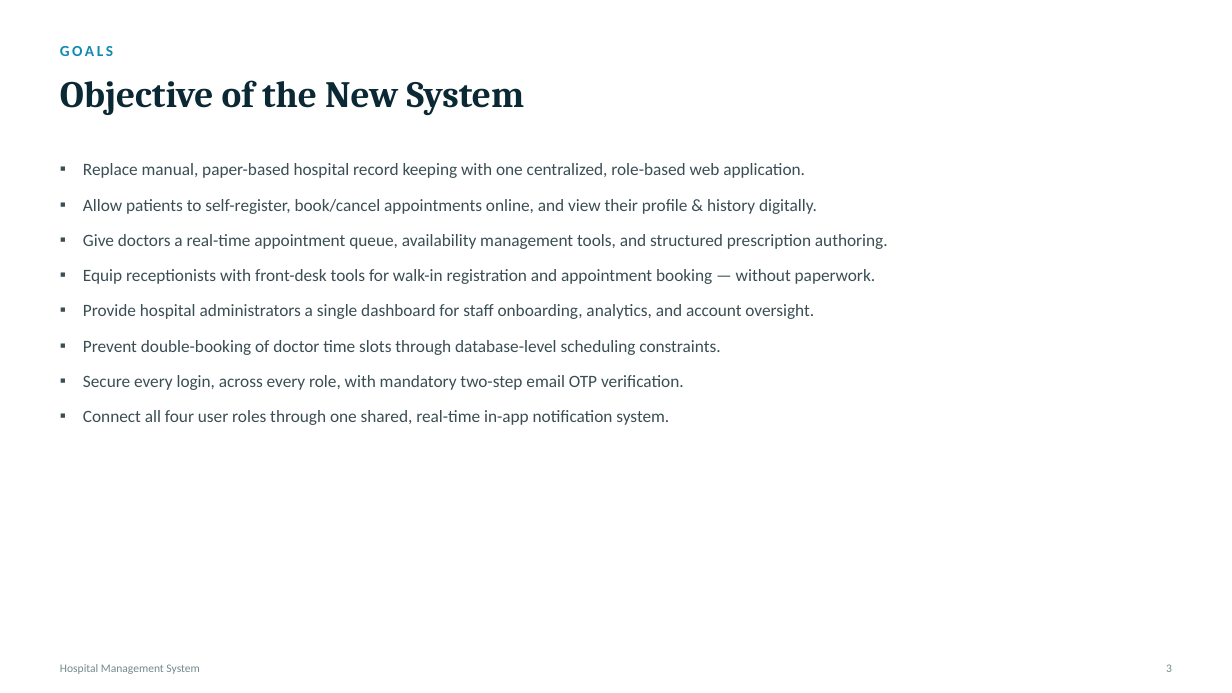
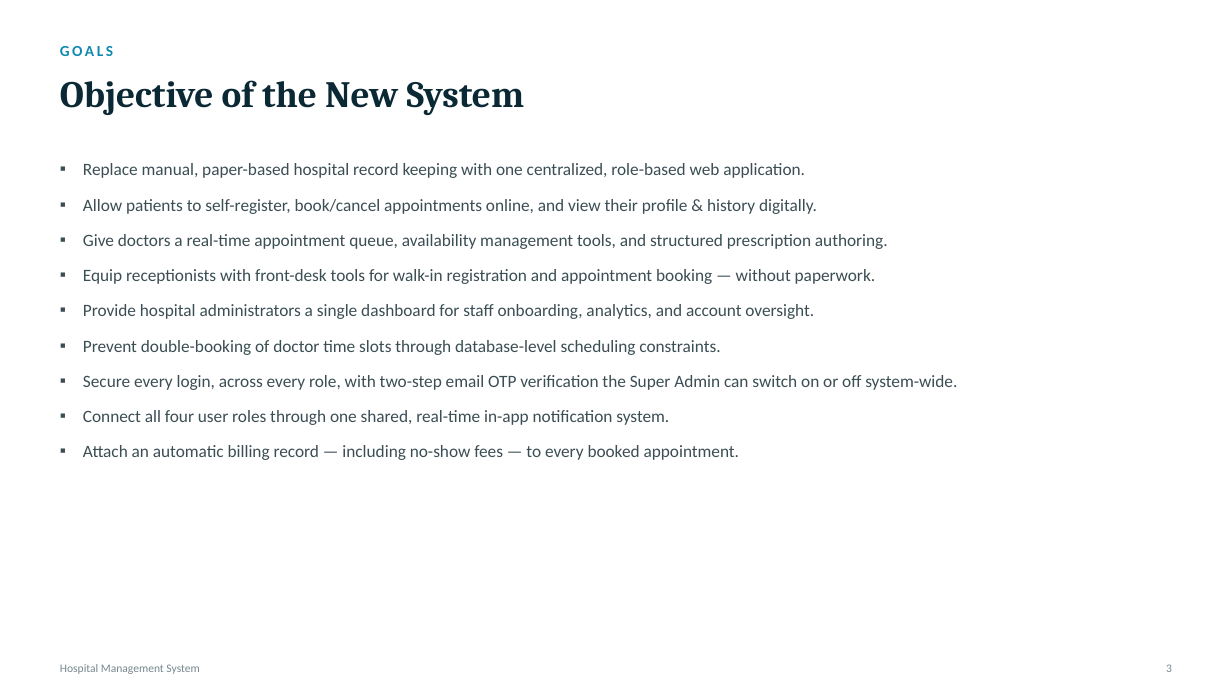
Before and after one commit to lakshitbuilds/Hospital-Management-System, a slide deck: slide 4 of HMS_Project_Presentation.pptx. Drawn at 1232x693 pixels with LibreOffice and Linux fonts; fonts in the diff are those of the drawing. Boxes give left, top, right and bottom in pixels: in the first picture for what was removed or moved away, otherwise in the second. Text is boxed around its words. In the diff, an @@ line names an element or a change of style, - is before the commit and + after.

```diff
--- a/HMS_Project_Presentation.pptx
+++ b/HMS_Project_Presentation.pptx
@@ text at (83, 375, 957, 390): text changed @@
-▪ Secure every login, across every role, with mandatory two-step email OTP verification.
+▪ Secure every login, across every role, with two-step email OTP verification the Super Admin can switch on or off system-wide.
@@ text at (83, 445, 739, 460): paragraph added @@
+▪ Attach an automatic billing record — including no-show fees — to every booked appointment.
```
Also in this commit, not shown: 15 other slides changed, 1 slide added, 5 other files.
